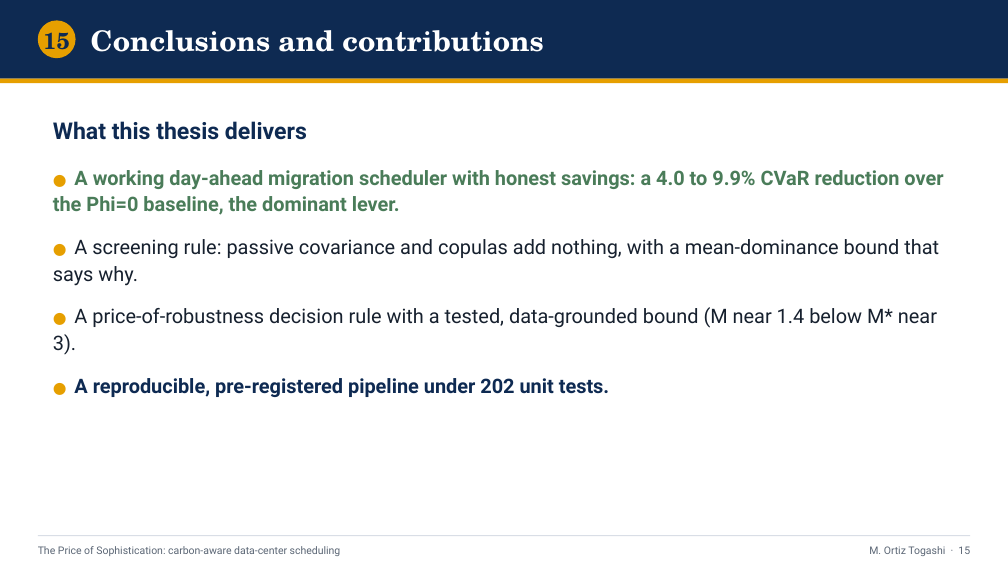
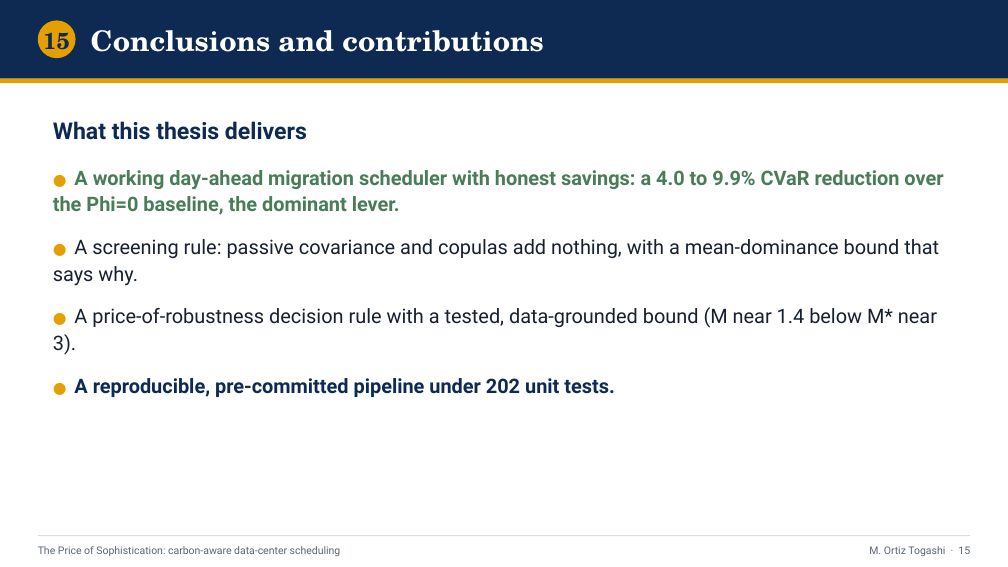
Before and after one commit to ma731/Capstone-in-Operations-Research, a slide deck: slide 15 of deck/capstone_defense.pptx. Drawn at 1008x567 pixels with LibreOffice and Linux fonts; fonts in the diff are those of the drawing. Boxes give left, top, right and bottom in pixels: in the first picture for what was removed or moved away, otherwise in the second. Text is boxed around its words. In the diff, an @@ line names an element or a change of style, - is before the commit and + after.

Commit message:
Soften "pre-registered" to "pre-committed" (accuracy)
The work was not registered on a public registry; what was actually done is a
commit-lock of the analysis pipeline and per-case config in version control
before the held-out 2025 year was evaluated. "Pre-registered" overstated that, so
replace it with "pre-committed" / "commit-locked" throughout and retitle to
"A Pre-Committed Falsification Test ...". The underlying discipline (commit-lock,
single held-out test read, positive control) is unchanged; only the label is made
accurate. Defensible evidence is the public commit history (config locked
2026-05-25, before the test read).

Applied to all five deliverables (capstone, full, two-column paper, poster v24,
deck) + README + snapshot README + the alternate poster_a0; the H0/H1 box now
defines the pre-committed design explicitly (commit-locked before the held-out
year). Also fixed poster_a0's stale "187 unit tests" -> 202. All recompiled/rebuilt.

```diff
--- a/deck/capstone_defense.pptx
+++ b/deck/capstone_defense.pptx
@@ text at (x1=74, y1=378, x2=614, y2=397): text changed @@
-● A reproducible, pre-registered pipeline under 202 unit tests.
+● A reproducible, pre-committed pipeline under 202 unit tests.
```
Also in this commit, not shown: 3 other slides changed, 14 other files.
